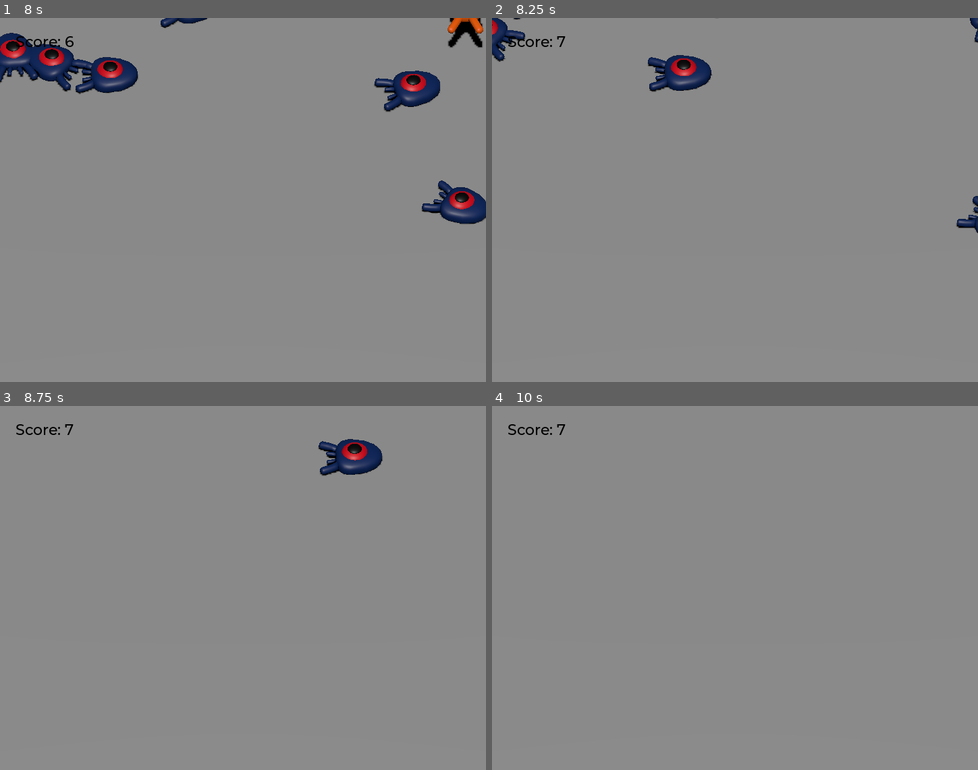
Above: before the commit, frames 1-4 (two rows, left to right).
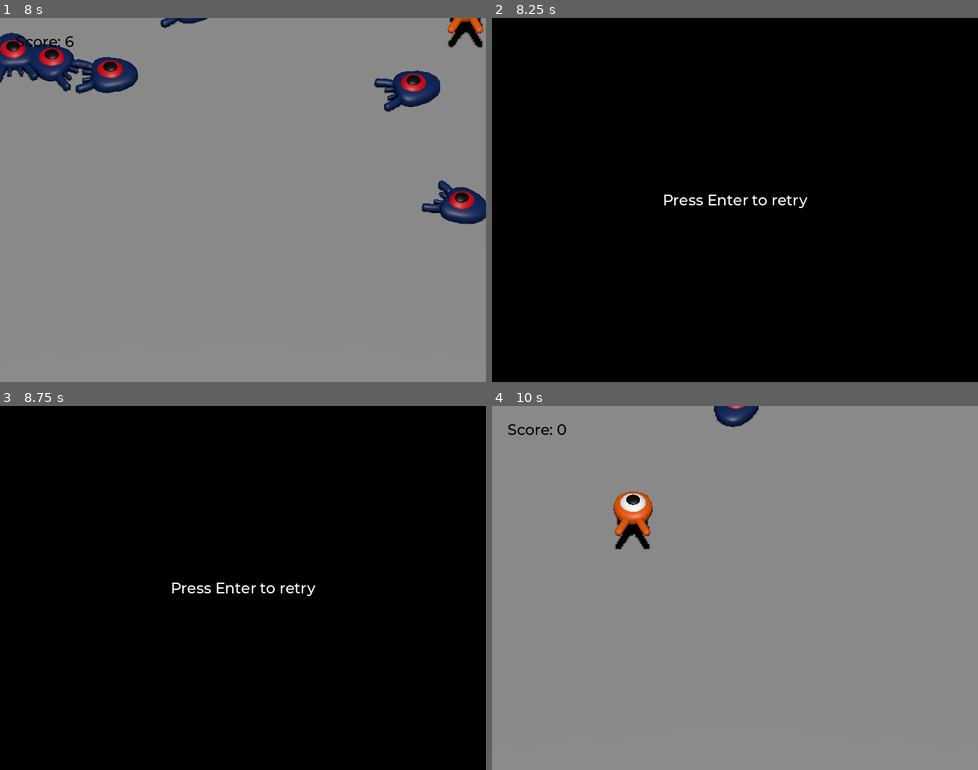
Above: after the commit, the same moments.

Repository: nhne/godot-sample
Game: Godot game, scene res://main.tscn
Same seed, same stepped clock (60 frames per second), same inputs: the game is played once before the commit and once after it.
Inputs:
- Up to frame 1 (8 s): tap Enter (ui_accept) at 0.5, 1.35, 2.85, 4.35, 5.85, 7.35 s; hold Enter (ui_accept) 0.53-1.28 s; hold W (move_forward) 0.53-2.03 s; tap Space (jump) at 0.77, 1.52, 3.02, 3.77, 4.52, 6.02, 6.77, 7.52 s; hold Enter (ui_accept) 2.03-2.78 s; hold A (move_left) 2.03-3.53 s; hold S (move_back) 3.53-4.28 s; hold Enter (ui_accept) 3.53-4.28 s; hold D (move_right) 4.28-5.03 s; hold W (move_forward) 5.03-5.78 s; hold Enter (ui_accept) 5.03-5.78 s; hold D (move_right) from 5.78 s (still down); hold Enter (ui_accept) 6.53-7.28 s
- Up to frame 2 (8.25 s): release D (move_right) at 8.03 s; hold S (move_back) from 8.03 s (still down); hold Enter (ui_accept) from 8.03 s (still down)
- Up to frame 3 (8.75 s): keep holding S (move_back); keep holding Enter (ui_accept)
- Up to frame 4 (10 s): release S (move_back) at 8.78 s; release Enter (ui_accept) at 8.78 s; hold A (move_left) 8.78-9.53 s; tap Enter (ui_accept) at 8.85 s; tap Space (jump) at 9.02, 9.77 s; hold W (move_forward) from 9.53 s (still down); hold Enter (ui_accept) from 9.53 s (still down)

Frame 1 is identical in both runs. In frame 2, 100% of the frame differs, in the area x 0-100%, y 0-100%; in frame 3, 100%; in frame 4, 1.4%.

Commit message:
Add retry function

Diff:
--- a/main.gd
+++ b/main.gd
@@ -1,6 +1,10 @@
 extends Node
 
 @export var mob_scene: PackedScene
+
+
+func _ready():
+	$UserInterface/Retry.hide()
 
 
 func _on_mob_spawn_timer_timeout():
@@ -18,3 +22,8 @@
 
 func _on_player_hit():
 	$MobSpawnTimer.stop()
+	$UserInterface/Retry.show()
+
+func _unhandled_input(event):
+	if event.is_action_pressed('ui_accept') and $UserInterface/Retry.visible:
+		get_tree().reload_current_scene()
--- a/main.tscn
+++ b/main.tscn
@@ -89,9 +89,11 @@
 
 [node name="UserInterface" type="Control" parent="."]
 layout_mode = 3
-anchors_preset = 0
-offset_right = 40.0
-offset_bottom = 40.0
+anchors_preset = 15
+anchor_right = 1.0
+anchor_bottom = 1.0
+grow_horizontal = 2
+grow_vertical = 2
 theme = SubResource("Theme_fm33i")
 
 [node name="ScoreLabel" type="Label" parent="UserInterface"]
@@ -104,5 +106,30 @@
 text = "Score: 0"
 script = ExtResource("5_pwy36")
 
+[node name="Retry" type="ColorRect" parent="UserInterface"]
+layout_mode = 1
+anchors_preset = 15
+anchor_right = 1.0
+anchor_bottom = 1.0
+grow_horizontal = 2
+grow_vertical = 2
+color = Color(0, 0, 0, 1)
+
+[node name="Label" type="Label" parent="UserInterface/Retry"]
+layout_mode = 1
+anchors_preset = 8
+anchor_left = 0.5
+anchor_top = 0.5
+anchor_right = 0.5
+anchor_bottom = 0.5
+offset_left = -20.0
+offset_top = -14.0
+offset_right = 20.0
+offset_bottom = 14.0
+grow_horizontal = 2
+grow_vertical = 2
+text = "Press Enter to retry
+"
+
 [connection signal="hit" from="Player" to="." method="_on_player_hit"]
 [connection signal="timeout" from="MobSpawnTimer" to="." method="_on_mob_spawn_timer_timeout"]
